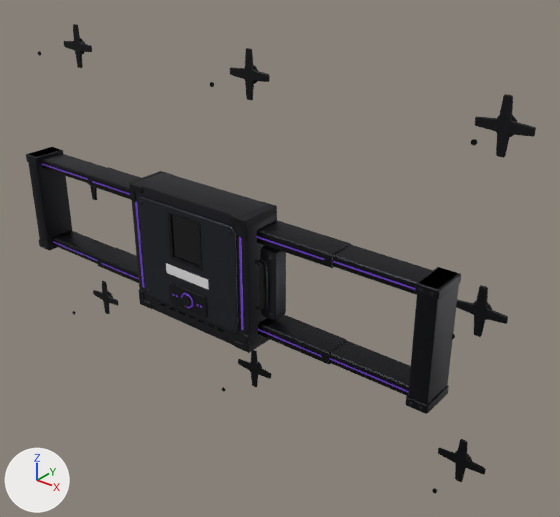
An edit to the glTF model gadgets/crx7-wallseal/crx7-wallseal-large.glb, drawn before and after from the same camera.
One viewpoint serves both versions: a 50 mm lens placed at (2.57, -2.69, 2.75), pointed at (0.25, 0.2, 0.96). Lighting does not change. The marker at lower left points along +X, +Y and +Z. The older version comes first. Both versions are drawn at frame 20 of the action 'deploy'; the numbers are the values there.

The first picture shows 'beam_bottom_right_1_tube', 'beam_bottom_right_2_tube', 'beam_top_right_1_tube', 'beam_top_right_2_tube', 'control_screen', 'core_bezel', 'core_corner_caps', 'core_housing', 'panel_plate.010', 'rail_left_sleeve', 'rail_right_sleeve', 'star_plate.001' and 31 more.
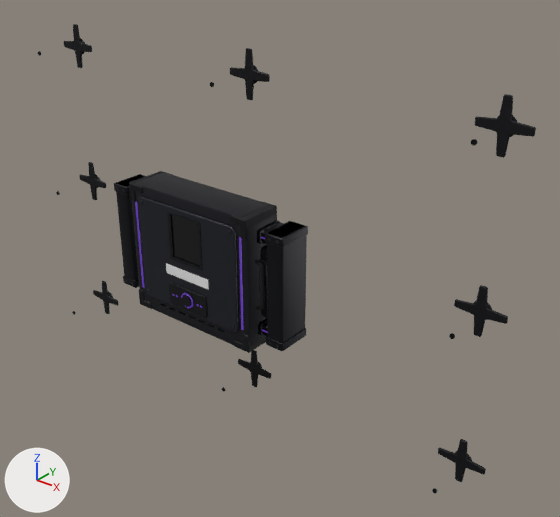
Not drawn themselves, but carrying or shaping drawn objects: ob_rail_left, ob_rail_right, ob_beam_top_left_1, ob_beam_top_left_2, ob_beam_top_right_1, ob_beam_top_right_2, ob_beam_bottom_left_1, ob_beam_bottom_left_2, ob_beam_bottom_right_1, ob_beam_bottom_right_2.

Location of each change, [x1, y1, x2, y2] in pixels of the pictures (560 x 517 px):
'rail_right_sleeve', moved
    before: [405, 267, 461, 414]
    after: [265, 221, 308, 351]
'rail_left_sleeve', moved
    before: [26, 147, 72, 250]
    after: [114, 174, 145, 288]
'beam_top_right_2_tube', moved (mostly hidden afterwards)
    before: [333, 245, 433, 295]
    after: [261, 222, 284, 244]
'beam_bottom_right_2_tube', moved (mostly hidden afterwards)
    before: [330, 341, 411, 396]
    after: [262, 322, 268, 336]
'beam_top_right_1_tube', moved
    before: [257, 220, 351, 268]
    after: [257, 220, 280, 244]
'beam_bottom_right_1_tube', moved
    before: [258, 315, 347, 364]
    after: [258, 318, 267, 336]
'beam_bottom_left_2_tube', moved (not visible afterwards)
    before: [52, 230, 114, 264]
'beam_top_left_2_tube', moved (not visible afterwards)
    before: [42, 153, 106, 183]
'beam_top_left_1_tube', moved (not visible afterwards)
    before: [88, 167, 141, 199]
'beam_bottom_left_1_tube', moved (not visible afterwards)
    before: [97, 248, 139, 283]
'beam_top_right_2_led', moved (not visible afterwards)
    before: [333, 261, 415, 290]
'beam_bottom_right_2_led', moved (not visible afterwards)
    before: [330, 358, 408, 392]
'beam_top_right_1_led', moved (not visible afterwards)
    before: [257, 236, 324, 260]
'beam_bottom_right_1_led', moved (not visible afterwards)
    before: [258, 329, 322, 357]
'beam_top_left_2_led', moved (not visible afterwards)
    before: [42, 164, 88, 180]
'beam_top_left_1_led', moved (not visible afterwards)
    before: [92, 181, 130, 195]
'beam_bottom_left_2_led', moved (not visible afterwards)
    before: [53, 242, 97, 261]
'beam_bottom_left_1_led', moved (not visible afterwards)
    before: [101, 263, 139, 280]
'rail_right_sleeve_bolts', moved
    before: [409, 288, 433, 409]
    after: [268, 238, 279, 347]
'rail_left_sleeve_bolts', moved (not visible before)
    after: [116, 187, 133, 284]

What changed in the scene script:
```text
Change ob_rail_left:
    ob_rail_left.location: (-1.313, 0.0, 1.0) -> (-0.525, 0.0, 1.0)
Change ob_rail_right:
    ob_rail_right.location: (1.313, 0.0, 1.0) -> (0.525, 0.0, 1.0)
Change ob_beam_top_left_1:
    ob_beam_top_left_1.location: (-0.54, 0.0, 0.0) -> (-0.13, 0.0, 0.0)
Change ob_beam_top_left_2:
    ob_beam_top_left_2.location: (-1.015, 0.0, 0.0) -> (-0.244, 0.0, 0.0)
Change ob_beam_top_right_1:
    ob_beam_top_right_1.location: (0.54, 0.0, 0.0) -> (0.13, 0.0, 0.0)
Change ob_beam_top_right_2:
    ob_beam_top_right_2.location: (1.015, 0.0, 0.0) -> (0.244, 0.0, 0.0)
Change ob_beam_bottom_left_1:
    ob_beam_bottom_left_1.location: (-0.54, 0.0, 0.0) -> (-0.13, 0.0, 0.0)
Change ob_beam_bottom_left_2:
    ob_beam_bottom_left_2.location: (-1.015, 0.0, 0.0) -> (-0.244, 0.0, 0.0)
Change ob_beam_bottom_right_1:
    ob_beam_bottom_right_1.location: (0.54, 0.0, 0.0) -> (0.13, 0.0, 0.0)
Change ob_beam_bottom_right_2:
    ob_beam_bottom_right_2.location: (1.015, 0.0, 0.0) -> (0.244, 0.0, 0.0)
```
